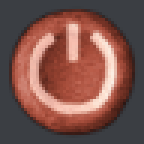
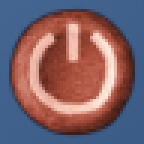
Layers edited between the first and the second 144x144 image:
painted on "bg" over (0, 0, 144, 144)
